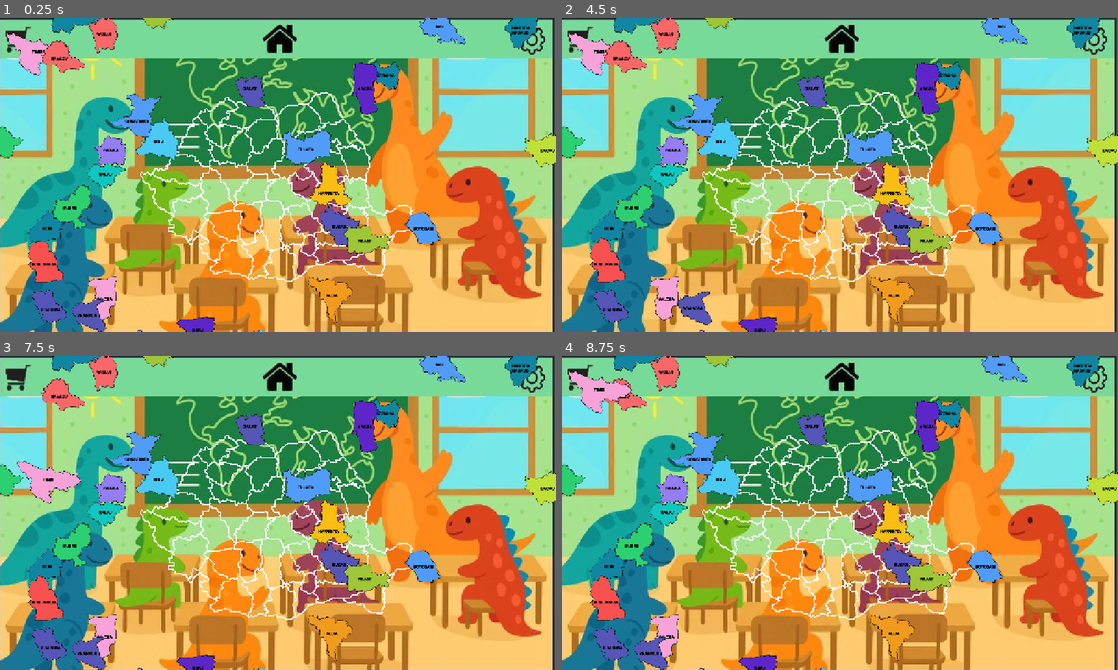
Above: before the commit, frames 1-4 (two rows, left to right).
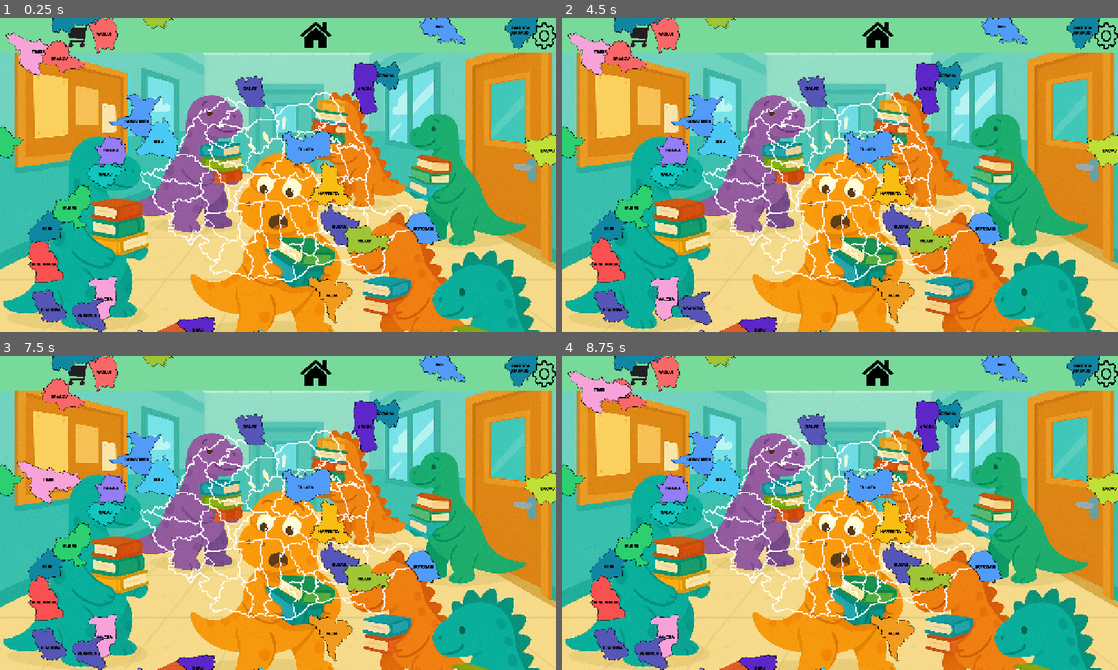
Above: after the commit, the same moments.

Repository: Nikolas5516/ioc-learning-app
Game: Godot game, scene res://scenes/levels/MediumLevel/MainLevel.tscn
Same seed, same stepped clock (60 frames per second), same inputs: the game is played once before the commit and once after it. This scene is started directly instead of the project's main scene.
Inputs (mouse positions are in pixels of both pictures, inside the frame that each line leads up to):
- Up to frame 1 (0.25 s): no input
- Up to frame 2 (4.5 s): tap Enter at 0.5, 2.75, 4.25 s; drag from (617, 275) to (706, 43) at 0.52 s; drag from (706, 43) to (617, 275) at 1.27 s; tap Space at 2, 3.5 s; move the mouse to (901, 316) at 2.02 s; click (901, 316) at 2.17 s; drag from (773, 291) to (706, 43) at 2.77 s; drag from (767, 65) to (773, 291) at 3.52 s; drag from (639, 313) to (773, 291) at 4.27 s
- Up to frame 3 (7.5 s): move the mouse to (38, 613) at 5.02 s; click (38, 613) at 5.17 s; tap Space at 5.75 s; drag from (405, 638) to (205, 403) at 5.77 s; drag from (394, 635) to (77, 651) at 6.52 s; drag from (44, 381) to (77, 651) at 7.27 s
- Up to frame 4 (8.75 s): move the mouse to (762, 447) at 8.02 s; click (762, 447) at 8.17 s

The runs differ from the first frame. In frame 1, 75% of the frame differs, in the area x 0-100%, y 0-100%; in frame 2, 75%; in frame 3, 74%; in frame 4, 75%.

Commit message:
Am modificat backgroundul

Diff:
--- a/scenes/UI/backgrounds/Bg_lvl_mediu.tscn
+++ b/scenes/UI/backgrounds/Bg_lvl_mediu.tscn
@@ -10,6 +10,7 @@
 anchor_bottom = 1.0
 grow_horizontal = 2
 grow_vertical = 2
+mouse_filter = 2
 
 [node name="TextureRect" type="TextureRect" parent="."]
 layout_mode = 1
@@ -18,8 +19,13 @@
 anchor_bottom = 1.0
 grow_horizontal = 2
 grow_vertical = 2
+mouse_filter = 2
 texture = ExtResource("1_b8j3w")
 expand_mode = 5
 
 [node name="TopBar" parent="." instance=ExtResource("2_686ev")]
 layout_mode = 1
+offset_left = -2.0
+offset_top = -61.0
+offset_right = -2.0
+offset_bottom = -134.0
--- a/scenes/UI/backgrounds/Bg_lvl_usor.tscn
+++ b/scenes/UI/backgrounds/Bg_lvl_usor.tscn
@@ -10,6 +10,7 @@
 anchor_bottom = 1.0
 grow_horizontal = 2
 grow_vertical = 2
+mouse_filter = 2
 
 [node name="TextureRect" type="TextureRect" parent="."]
 layout_mode = 1
@@ -18,6 +19,7 @@
 anchor_bottom = 1.0
 grow_horizontal = 2
 grow_vertical = 2
+mouse_filter = 2
 texture = ExtResource("1_drj2f")
 expand_mode = 5
 
--- a/scenes/UI/components/TopBar.tscn
+++ b/scenes/UI/components/TopBar.tscn
@@ -9,8 +9,12 @@
 anchors_preset = 15
 anchor_right = 1.0
 anchor_bottom = 1.0
+offset_left = 2.0
+offset_right = 2.0
+offset_bottom = -73.0
 grow_horizontal = 2
 grow_vertical = 2
+mouse_filter = 2
 
 [node name="TopBarBackground" type="ColorRect" parent="."]
 layout_mode = 1
@@ -20,6 +24,7 @@
 offset_bottom = -568.0
 grow_horizontal = 2
 grow_vertical = 2
+mouse_filter = 2
 color = Color(0.46855026, 0.8541935, 0.60193104, 1)
 
 [node name="BtnHome" type="TextureButton" parent="TopBarBackground"]
@@ -34,6 +39,7 @@
 offset_bottom = 515.0
 grow_horizontal = 0
 scale = Vector2(0.14060771, 0.14400005)
+mouse_filter = 2
 texture_normal = ExtResource("1_srwpb")
 texture_pressed = ExtResource("1_srwpb")
 texture_hover = ExtResource("1_srwpb")
@@ -50,6 +56,7 @@
 offset_bottom = 523.0
 grow_horizontal = 0
 scale = Vector2(0.10816407, 0.120000005)
+mouse_filter = 2
 texture_normal = ExtResource("2_qcta6")
 texture_pressed = ExtResource("2_qcta6")
 texture_hover = ExtResource("2_qcta6")
@@ -65,6 +72,7 @@
 offset_bottom = 517.0
 grow_horizontal = 0
 scale = Vector2(0.1305334, 0.14315498)
+mouse_filter = 2
 texture_normal = ExtResource("3_u2rhr")
 texture_pressed = ExtResource("3_u2rhr")
 texture_hover = ExtResource("3_u2rhr")
--- a/scenes/levels/EasyLevel/LevelEasy.tscn
+++ b/scenes/levels/EasyLevel/LevelEasy.tscn
@@ -1,5 +1,6 @@
-[gd_scene load_steps=12 format=3 uid="uid://dyv8kinim5k01"]
+[gd_scene load_steps=13 format=3 uid="uid://dyv8kinim5k01"]
 
+[ext_resource type="PackedScene" uid="uid://d1nan8gno2brf" path="res://scenes/UI/backgrounds/Bg_lvl_usor.tscn" id="1_snwl5"]
 [ext_resource type="PackedScene" uid="uid://h7xcghta0b3q" path="res://objects/RegiuneBase.tscn" id="1_xtd4k"]
 [ext_resource type="Texture2D" uid="uid://cpk3e0hknqacw" path="res://assets/sprites/bucovina.png" id="2_4urcp"]
 [ext_resource type="Texture2D" uid="uid://c035hp4u1jh7v" path="res://assets/sprites/moldova.png" id="4_cbooi"]
@@ -13,6 +14,12 @@
 [ext_resource type="Texture2D" uid="uid://beoge6bx8yb1m" path="res://assets/sprites/munte mare.png" id="12_bh6dk"]
 
 [node name="LevelEasy" type="Node2D"]
+
+[node name="Bg_Lvl_usor" parent="." instance=ExtResource("1_snwl5")]
+offset_left = -658.0
+offset_top = -354.0
+offset_right = 642.0
+offset_bottom = 366.0
 
 [node name="Bucovina" parent="." instance=ExtResource("1_xtd4k")]
 z_index = 1
--- a/scenes/levels/MediumLevel/MainLevel.tscn
+++ b/scenes/levels/MediumLevel/MainLevel.tscn
@@ -1,6 +1,6 @@
 [gd_scene load_steps=6 format=3 uid="uid://nk2ko4xcjk0v"]
 
-[ext_resource type="Texture2D" uid="uid://m3dclsx5xxmh" path="res://assets/sprites/WhatsApp Image 2025-11-29 at 22.50.02.jpeg" id="1_fi62q"]
+[ext_resource type="PackedScene" uid="uid://d2fujnys4bf5t" path="res://scenes/UI/backgrounds/Bg_lvl_mediu.tscn" id="1_k2pcy"]
 [ext_resource type="Shader" uid="uid://bpdhsf1nlym06" path="res://scenes/levels/MediumLevel/MainLevel.gdshader" id="2_ri6rb"]
 [ext_resource type="Texture2D" uid="uid://cmy1lvcwx8rjw" path="res://assets/sprites/harta_baza.png" id="2_rlx2o"]
 [ext_resource type="PackedScene" uid="uid://y568rjt3p4ub" path="res://scenes/levels/MediumLevel/Judete.tscn" id="3_ri6rb"]
@@ -11,12 +11,13 @@
 
 [node name="Normal Level" type="Node2D"]
 
+[node name="Bg_lvl_mediu" parent="." instance=ExtResource("1_k2pcy")]
+offset_left = -642.0
+offset_top = -301.0
+offset_right = 658.0
+offset_bottom = 419.0
+
 [node name="Camera2D" type="Camera2D" parent="."]
-
-[node name="Sprite2D2" type="Sprite2D" parent="."]
-position = Vector2(-2.9999828, 0.49996376)
-scale = Vector2(1.3250773, 1.331502)
-texture = ExtResource("1_fi62q")
 
 [node name="Sprite2D" type="Sprite2D" parent="."]
 material = SubResource("ShaderMaterial_fi62q")
